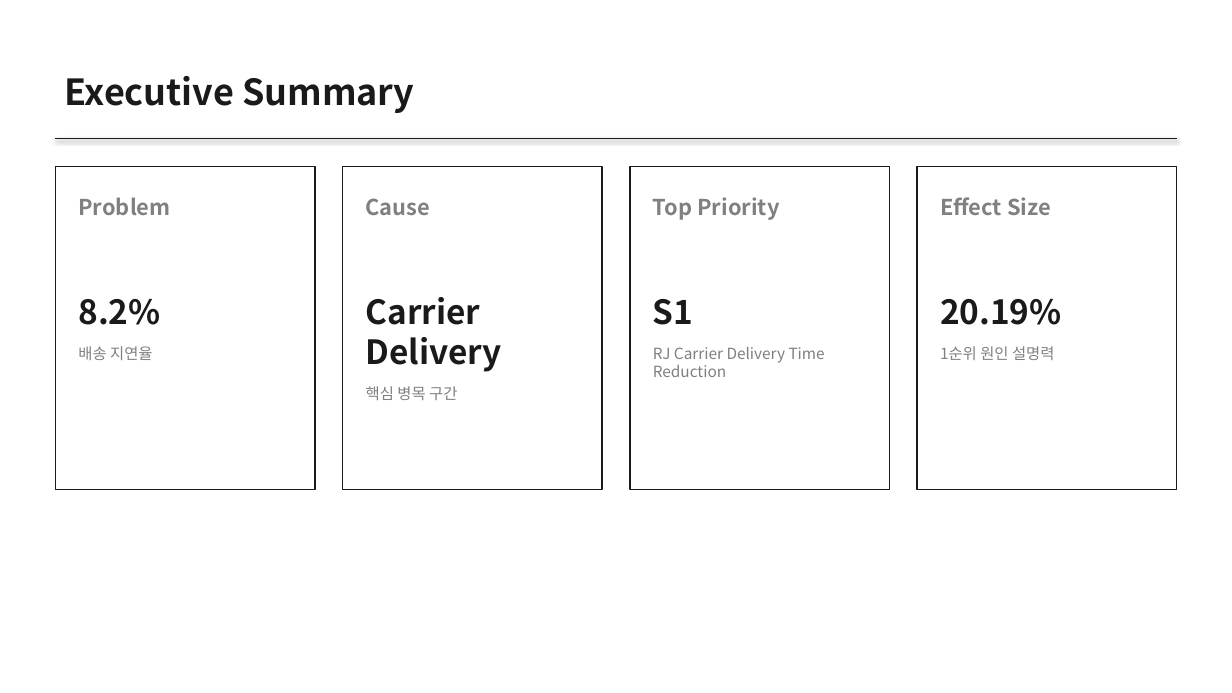
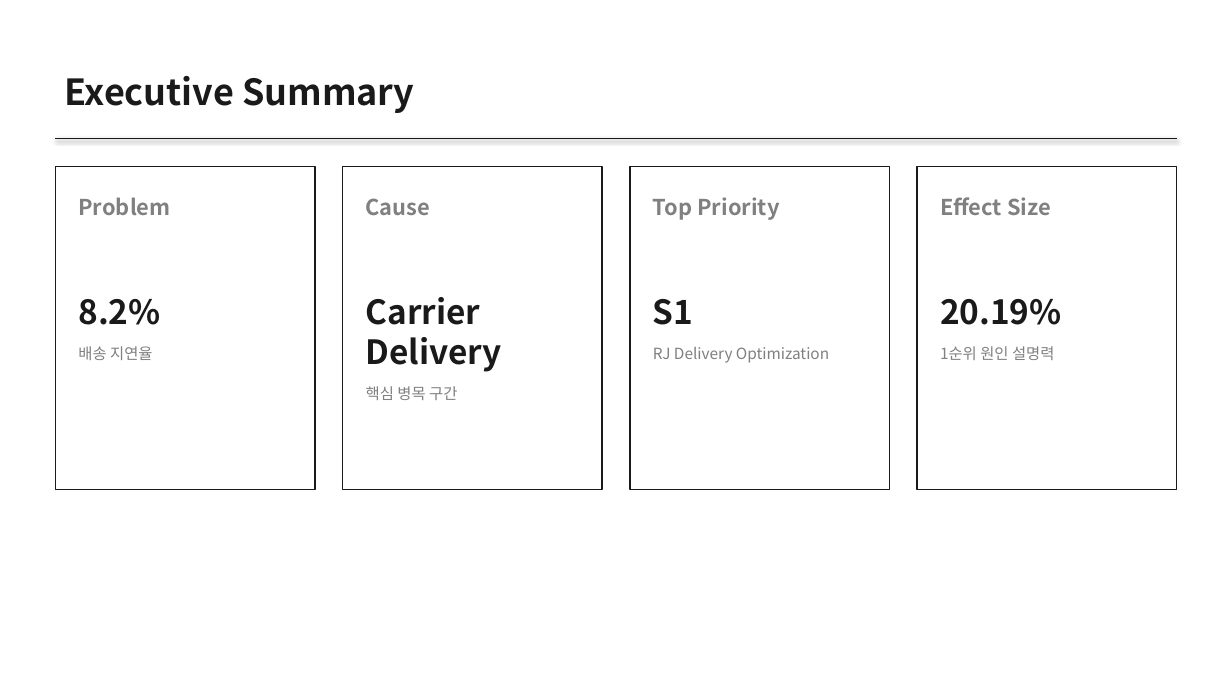
Before and after one commit to JunheePark0224/Olist-BPM-Agent, a slide deck: slide 2 of agent/outputs/executive_report.pptx. Drawn at 1232x693 pixels with LibreOffice and Linux fonts; fonts in the diff are those of the drawing. Boxes give left, top, right and bottom in pixels: in the first picture for what was removed or moved away, otherwise in the second. Text is boxed around its words. In the diff, an @@ line names an element or a change of style, - is before the commit and + after.

```diff
--- a/agent/outputs/executive_report.pptx
+++ b/agent/outputs/executive_report.pptx
@@ text at <box>653,347,829,363</box>: text changed @@
-RJ Carrier Delivery Time Reduction
+RJ Delivery Optimization
```
Also in this commit, not shown: 5 other slides changed, 12 other files.
